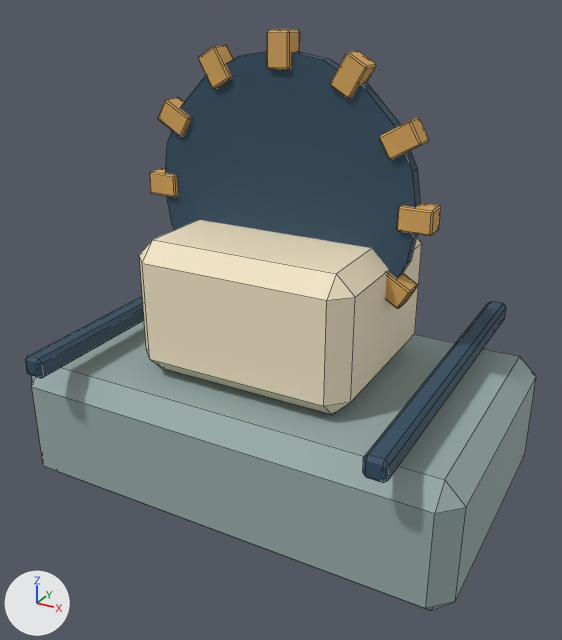
Before and after pictures for a commit that changed the Blender file source/art-source/stonecutter.blend.
Rendered twice from a 50 mm camera at (1.083, -1.984, 1.549) aimed at (0.02, -0.052, 0.583). Arrows for +X, +Y and +Z are at lower left; the lights stay in place. The older version comes first. Mesh edges are drawn as thin lines.

The scene before the commit, as lines of its bpy script (objects in view):
```python
me_cone_008 = bpy.data.meshes.new('Cone.008')
me_cone_008.from_pydata(...)  # 328 vertices, 334 faces; spans x -0.47..0.47, y -0.47..0.47, z -0.035..0.035
me_cone_008.materials.append(mat_stonecutter_paint_001)
me_cube_040 = bpy.data.meshes.new('Cube.040')
me_cube_040.from_pydata(...)  # 96 vertices, 104 faces; spans x -0.725..0.725, y -0.55..0.55, z -0.21..0.64
me_cube_040.materials.append(mat_stonecutter_paint)
ob_bed = bpy.data.objects.new('bed', me_cube_040)
ob_bed.parent = ob_stonecutter
ob_bed.location = (0.0, 0.0, 0.21)
ob_saw = bpy.data.objects.new('saw', me_cone_008)
ob_saw.parent = ob_cutterwheel
ob_saw.location = (0.0, 0.0, 0.0)
ob_saw.rotation_euler = (1.571, 0.0, 0.0)  # degrees (90, 0, 0)
```
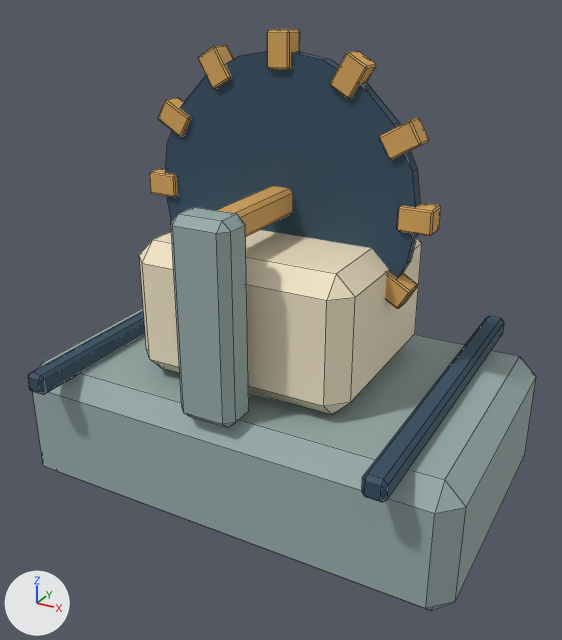
The edits, one by one:
me_cube_040 is used by ob_bed; parent ob_stonecutter; location (0.0, 0.0, 0.21).
me_cube_040 had 96 vertices, 104 faces and spanned x -0.725..0.725, y -0.55..0.55, z -0.21..0.64.
me_cube_040 now has 168 vertices, 182 faces and spans x -0.725..0.725, y -0.55..0.55, z -0.21..0.795.
me_cube_040 part 1: the loose piece of 24 vertices spanning x -0.573..-0.507, y -0.55..0.55, z 0.257..0.323 is moved by (0.0, 0.0, -0.055).
me_cube_040 part 2: the loose piece of 24 vertices spanning x 0.507..0.573, y -0.55..0.55, z 0.257..0.323 is moved by (0.0, 0.0, -0.055).
me_cube_040 part 3: a new loose piece of 24 vertices spanning x -0.09..0.09, y -0.46..-0.34, z 0.205..0.795, in mat_stonecutter_paint.
me_cube_040 part 4: a new loose piece of 24 vertices spanning x -0.04..0.04, y -0.43..0.43, z 0.7..0.78, in mat_stonecutter_paint.
Other edits to the shape of me_cube_040 do not show in these pictures.

Where the change shows, as pixel boxes (x1, y1, x2, y2) in the pictures (562 x 640 px; the box of a moved part takes in the faces that stretch with it):
'bed', reshaped (9% taller)
    before: (26, 220, 536, 611)
    after: (28, 186, 536, 611)
part 1 of me_cube_040, moved or reshaped
    before: (26, 296, 144, 378)
    after: (28, 311, 145, 395)
part 2 of me_cube_040, moved or reshaped
    before: (363, 301, 506, 483)
    after: (362, 316, 504, 502)
part 3 of me_cube_040, added
    after: (171, 207, 249, 428)
part 4 of me_cube_040, added (brown)
    after: (216, 186, 292, 237)
